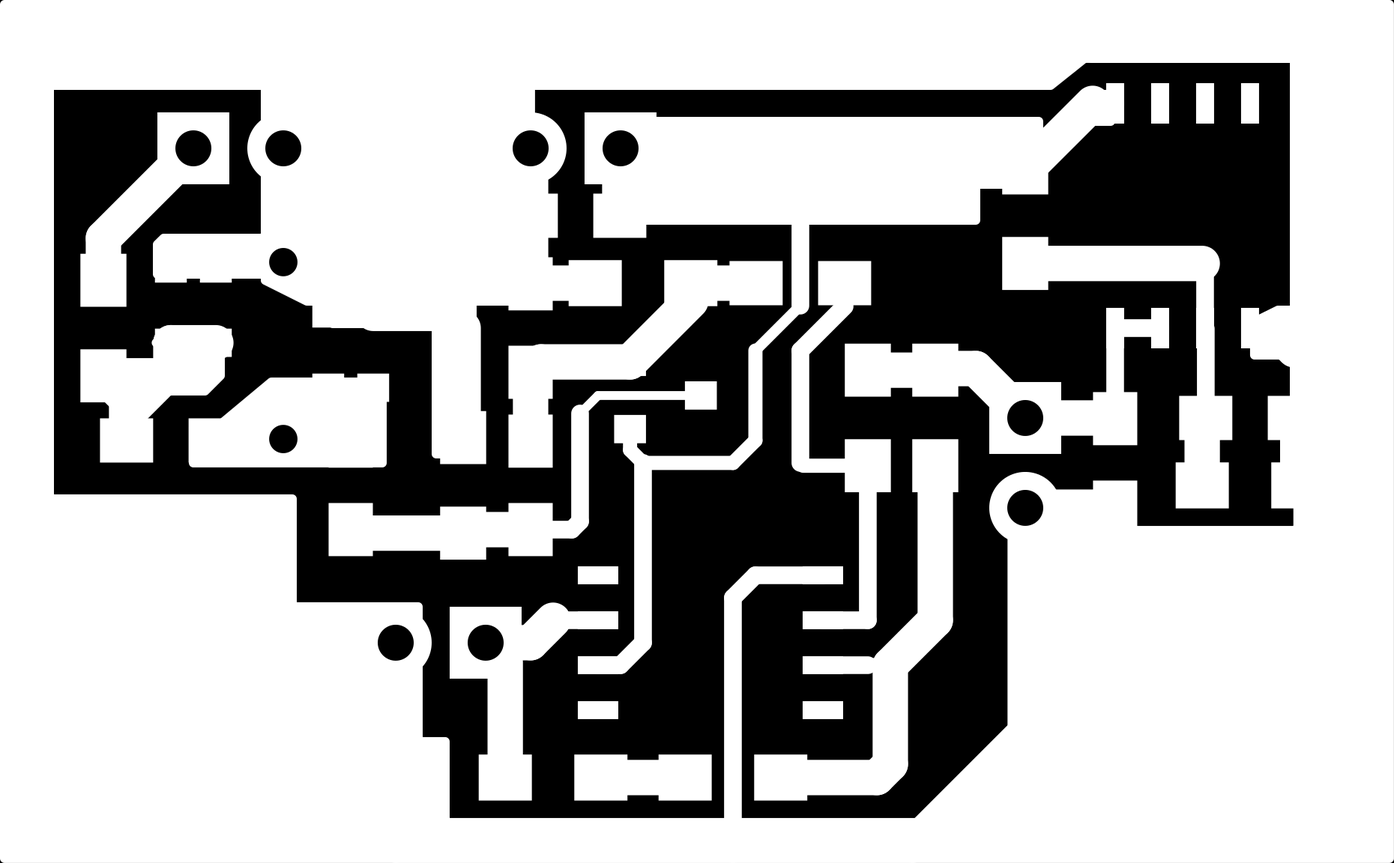
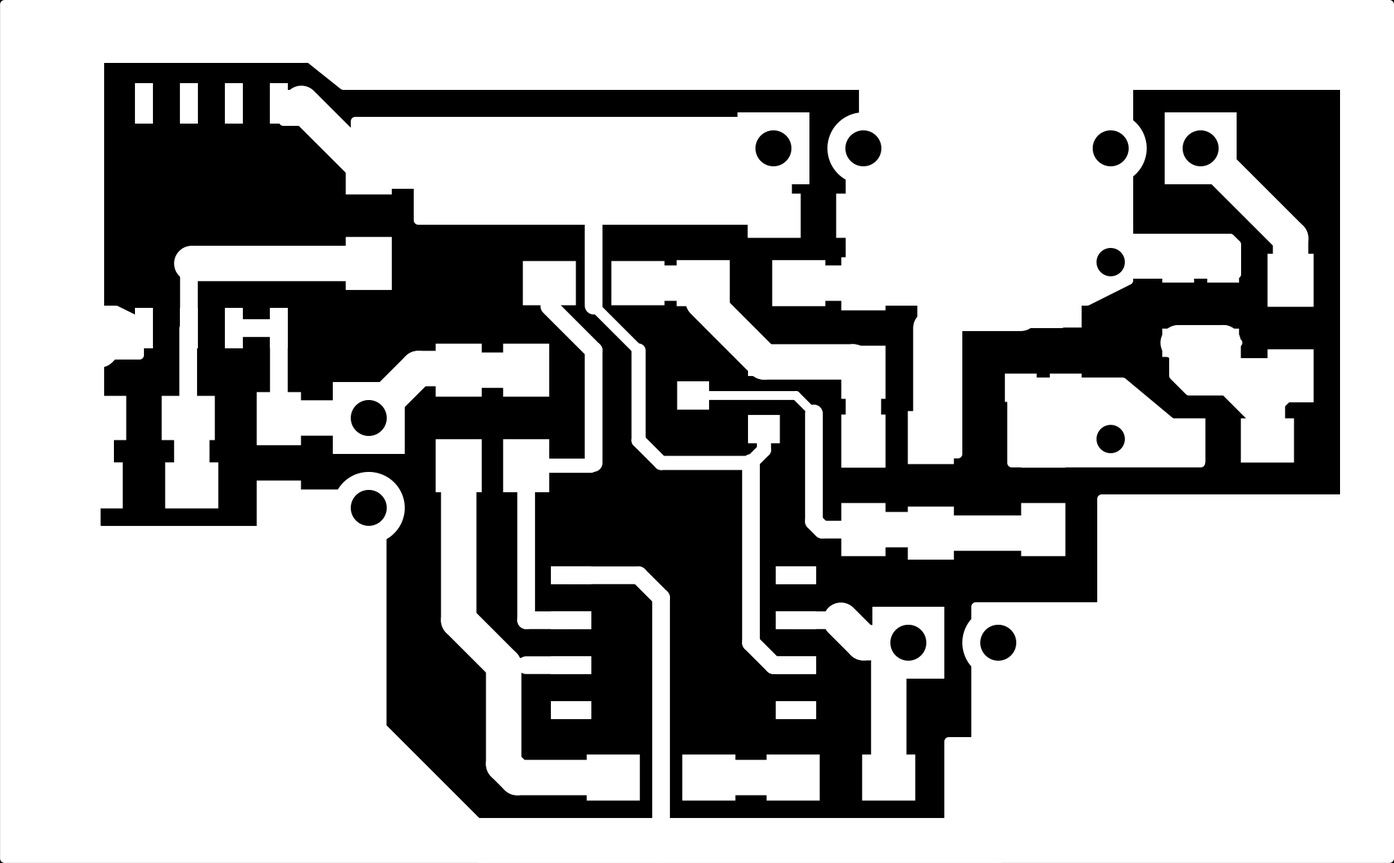
Comparing the layer stacks of the two 1394 x 863 images. Changes:
painted on "g1103.png" over [0, 0, 1394, 863]
